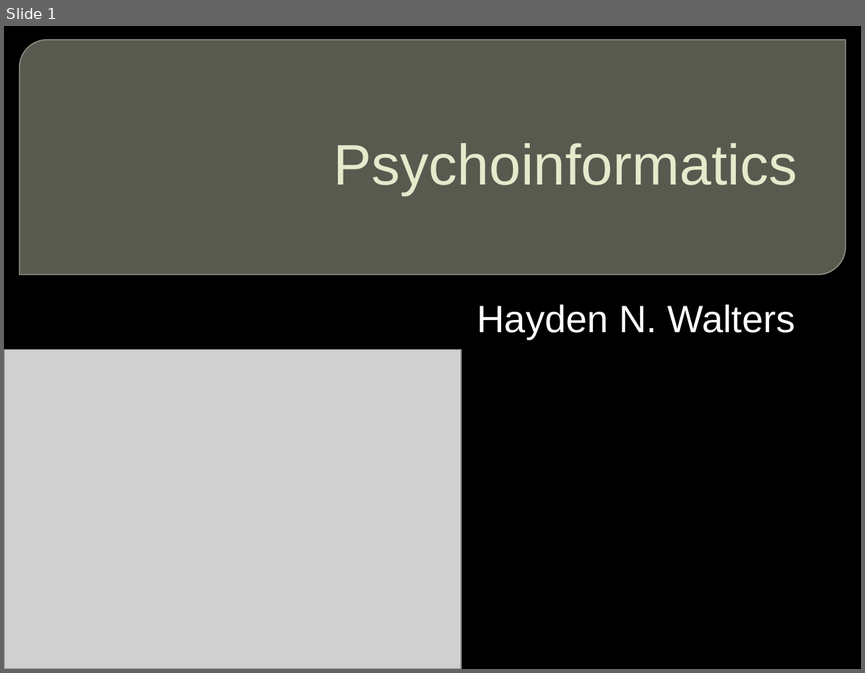
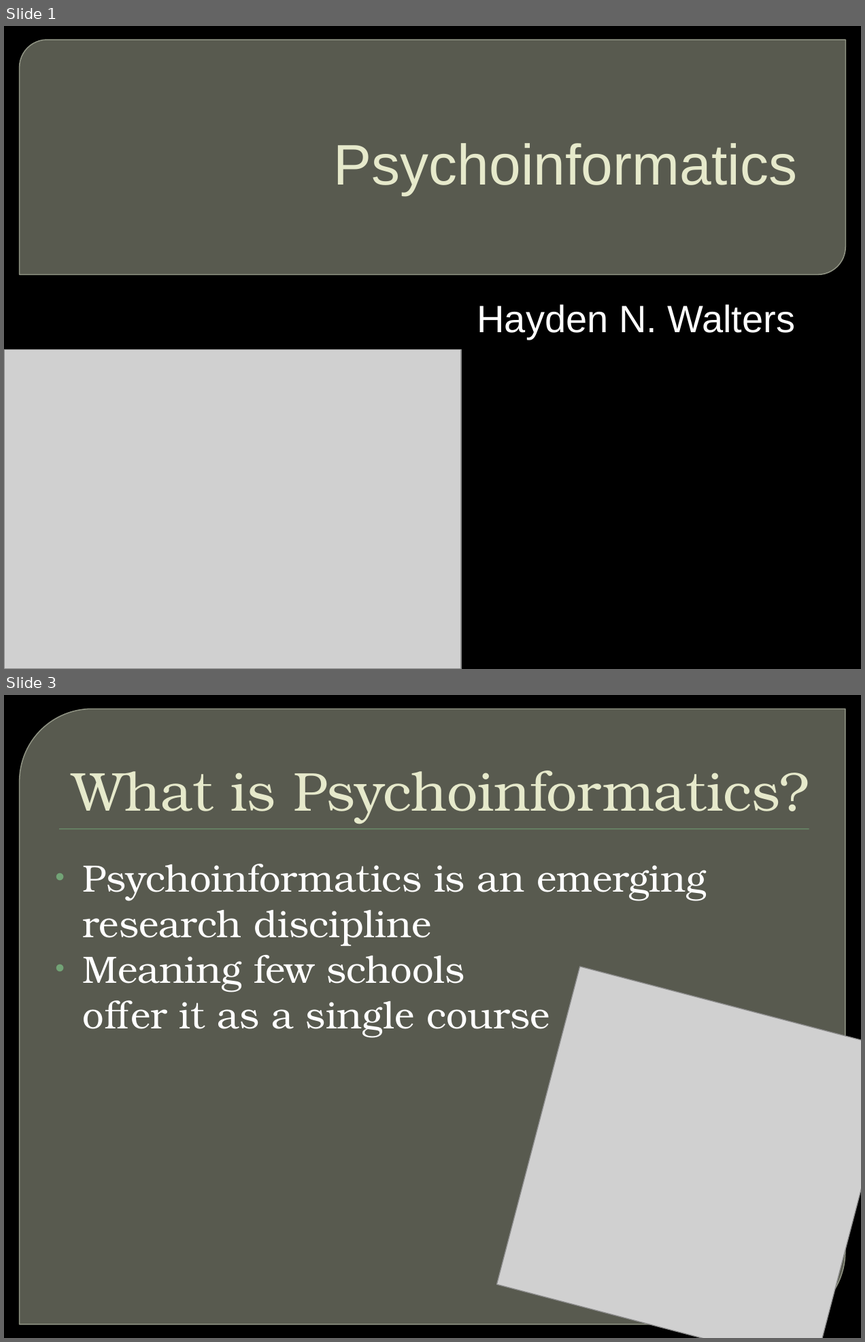
Before and after one commit to hnwalters/Essay-Reports, a slide deck: Documents & Presentations/E-Day Assignments/Career Path.pptx. Shown one above the other, each under a label of ours: slide 1 before the commit, slides 1 and 3 after it; the slides between them are not shown. The pictures are 865x673 and 865x1342 pixels, drawn with LibreOffice and Linux fonts; fonts in the diff are those of the drawing; grey boxes stand for pictures; background and template pictures are left out. Boxes give left, top, right and bottom in pixels: in the first picture for what was removed or moved away, otherwise in the second. Text is boxed around its words. In the diff, an @@ line names an element or a change of style, - is before the commit and + after.

```diff
--- a/Documents & Presentations/E-Day Assignments/Career Path.pptx
+++ b/Documents & Presentations/E-Day Assignments/Career Path.pptx
@@ slide 3 added at [4,695,861,1338], background picture (left out) @@
@@ round diag rect added at [20,709,845,1324], fill #888B7B at 65% opacity, outline #9DA090 0.87 pt @@
@@ title added at [72,770,809,824], 46 pt, text #E7EACB @@
+What is Psychoinformatics?
@@ rectangle added at [59,829,808,830], fill #72A376 @@
@@ text added at [83,864,706,1038], 32 pt, text #FFFFFF @@
+• Psychoinformatics is an emerging research discipline
+• Meaning few schools
+offer it as a single course
@@ picture added at [496,966,861,1338] @@
```
Also in this commit, not shown: 10 other slides added, 11 other files.
